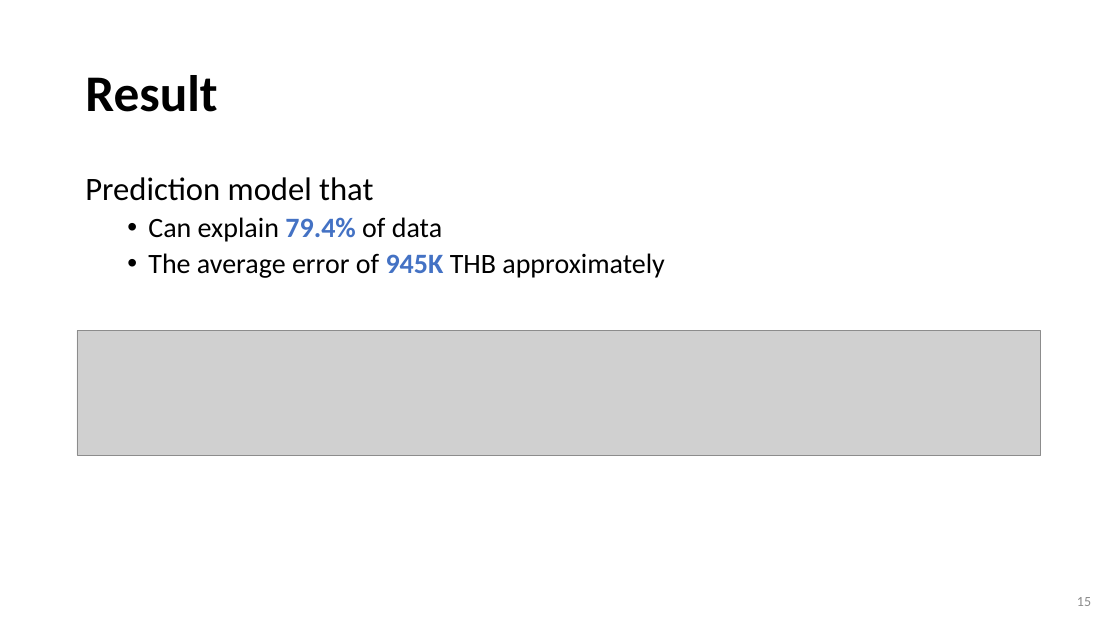
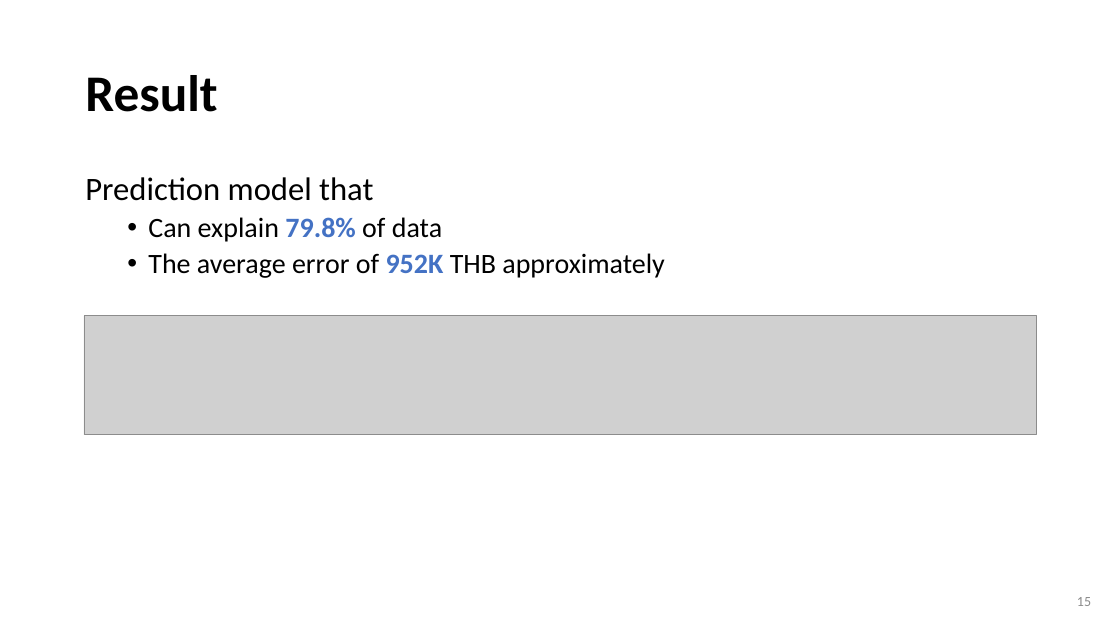
Before and after one commit to wtwwitt/project_2_bangkok_housing_price, a slide deck: slide 15 of presentation/Bangkok Housing Price Prediction for buyers and sellers.pptx. Drawn at 1120x630 pixels with LibreOffice and Linux fonts; fonts in the diff are those of the drawing; grey boxes stand for pictures. Boxes give left, top, right and bottom in pixels: in the first picture for what was removed or moved away, otherwise in the second. Text is boxed around its words. In the diff, an @@ line names an element or a change of style, - is before the commit and + after.

```diff
--- a/presentation/Bangkok Housing Price Prediction for buyers and sellers.pptx
+++ b/presentation/Bangkok Housing Price Prediction for buyers and sellers.pptx
@@ text at box(148, 217, 664, 278): text changed @@
-  • Can explain 79.4% of data
-  • The average error of 945K THB approximately
+  • Can explain 79.8% of data
+  • The average error of 952K THB approximately
@@ picture: place and size @@
-picture at box(77, 331, 1041, 455)
+picture at box(84, 316, 1036, 435)
```
Also in this commit, not shown: 8 other slides changed, 7 other files.
